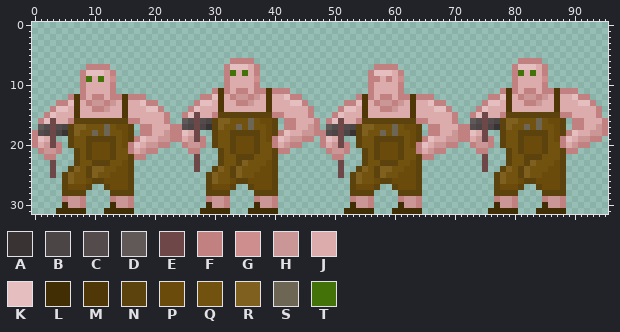
A sprite sheet gets an edit: Fantasy Balkan Simulator/raw sprites/npc sprites/npc_kondor_sprite_strip04.png. Above: the version before the commit.
The file is 96x32 pixels.
Palette (. is transparent): A #393333  B #4b4545  C #544c4c  D #615858  E #6e4848  F #c18181  G #cf8e8e  H #ca9696  J #dcabab  K #e5bfbf  L #422e05  M #4f3707  N #5c420c  P #6a4b0c  Q #72520f  R #80601f  S #6e6655  T #437208
Pixels before (only the part around the change), first column x 0:
17 .DCECBNRRQQQSQPPN.FFJJJFFCBEBANRQQSQSQQPN.FFJJHF.DCECBNRRQQQSQPPN.FFJJJFFCBEBANRQQSQSQQPN
18 FCBEBANRQQSQSQQPN.FFJJHFFKJE..NQQNNNNNQPNFKJJHHFFCBEBANRQQSQSQQPN.FFJJHFFKJE..NQQNNNNNQPN
19 FKJE..NQQNNNNNQPNFKJJHHFFJHEF.NQQNPPPNQPFKJHHFF.FKJE..NQQNNNNNQPNFKJJHHFFJHEF.NQQNPPPNQPF
20 FJHEF.NQQNPPPNQPFKJHHFF..FHHF.NQQNPPPNQQFJHFF...FJHEF.NQQNPPPNQPFKJHHFF..FHHF.NQQNPPPNQQF
21 .FHHF..NQNPPPNQQFJHFF.....FF...NQNPPPNQQNFF......FHHF..NQNPPPNQQFJHFF.....FF...NQNPPPNQQN
22 ..FF...NQNPPPNQQNFF........E...NQQNNNQQQN.........FF...NQNPPPNQQNFF........E...NQQNNNQQQN
23 ...E...NQQNNNQQPN..........E...NQQNRQQQPN..........E...NQQNNNQQPN..........E...NQQNRQQQPN
24 ...E..NRQNRRQQPPN..........E..NRQNRQQQPPN..........E..NRQNRRQQPPN..........E..NRQNRQQQPPN
25 ...E.NRQQNRQQPPPN............NRQQNRQQPPPN..........E.NRQQNRQQPPPN............NRQQNRQQPPPN
26 .....NRQQPNNPPPPN............NRQQPNNPPPPN............NRQQPNNPPPPN............NRQQPNNPPPPN
27 .....NPPPN..NPPPN............NPPPN..NPPPN............NPPPN..NPPPN............NPPPN..NPPPN
28 .....NNNN....NNNN............NNNN....NNNN............NNNN....NNNN............NNNN....NNNN
29 .....FHHF....FHHF............FHHF....FHHF............FHHF....FHHF............FHHF....FHHF
30 .....LHHF....LHHF............LHHF....LHHF............LHHF....LHHF............LHHF....LHHF
31 ....LLLLL...LLLLL...........LLLLL...LLLLL...........LLLLL...LLLLL...........LLLLL...LLLLL
After:
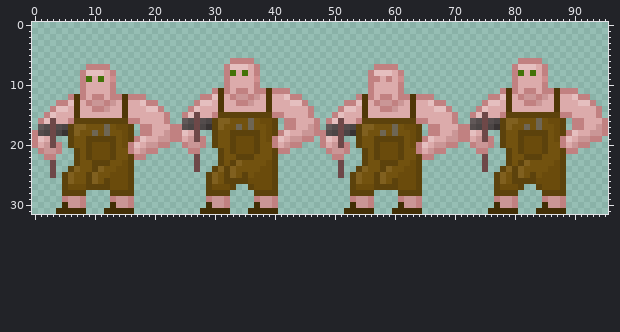
From old to new:
y 23: x 33..35 QNR -> NRQ; x 81..83 QNR -> NRQ
y 24: x 9..10 NR -> QN; x 32..34 QNR -> NRQ; x 57..58 NR -> QN; x 80..82 QNR -> NRQ
y 25: x 32..35 QNRQ -> NRQN; x 80..83 QNRQ -> NRQN
y 26: x 9..12 PNNP -> NRQN; x 32..33 QP -> NN; x 57..60 PNNP -> NRQN; x 80..81 QP -> NN
y 27: x 10..11 .. -> NN; x 58..59 .. -> NN
Changed places in both pictures, as pixel boxes (x1, y1, x2, y2):
changed: (224, 160, 248, 184)
changed: (512, 160, 536, 184)
changed: (86, 166, 110, 190)
changed: (374, 166, 398, 190)
